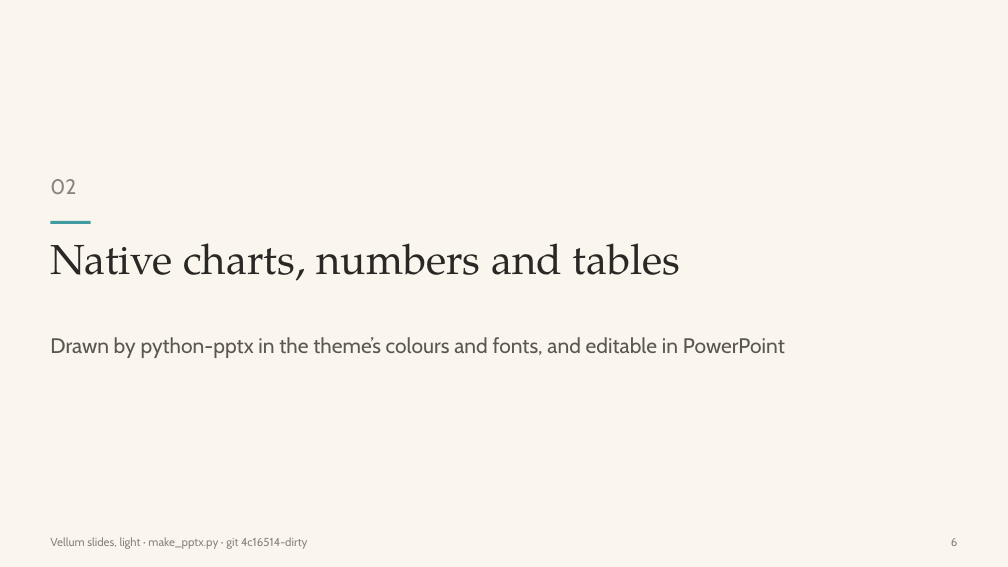
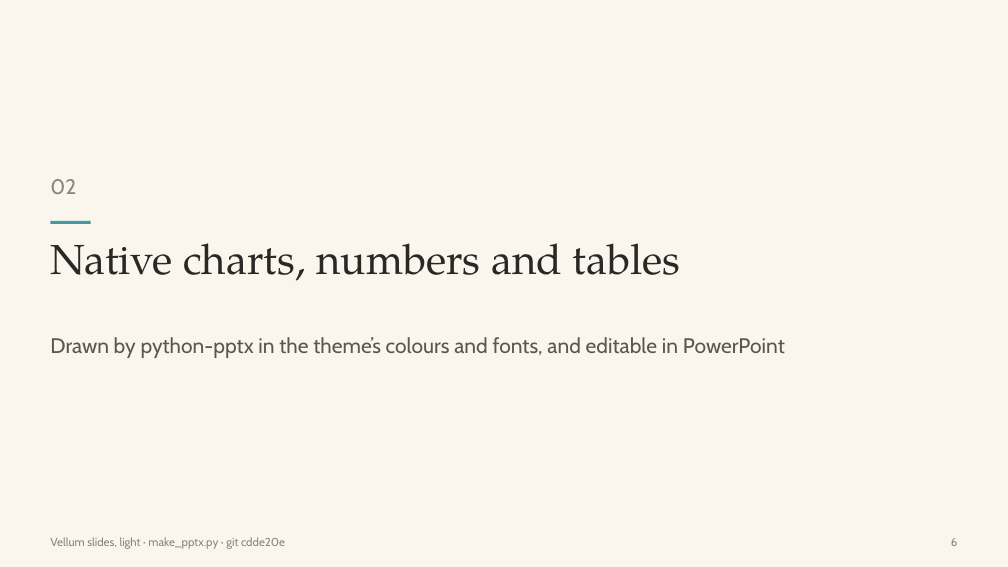
Before and after one commit to akaminas/vellum, a slide deck: slide 6 of docs/downloads/vellum-slides-light.pptx. Drawn at 1008x567 pixels with LibreOffice and Linux fonts; fonts in the diff are those of the drawing. Boxes give left, top, right and bottom in pixels: in the first picture for what was removed or moved away, otherwise in the second. Text is boxed around its words. In the diff, an @@ line names an element or a change of style, - is before the commit and + after.

```diff
--- a/docs/downloads/vellum-slides-light.pptx
+++ b/docs/downloads/vellum-slides-light.pptx
@@ text at [50, 537, 285, 549]: text changed @@
-Vellum slides, light · make_pptx.py · git 4c16514-dirty
+Vellum slides, light · make_pptx.py · git cdde20e
```
Also in this commit, not shown: 12 other slides changed, 41 other files.
